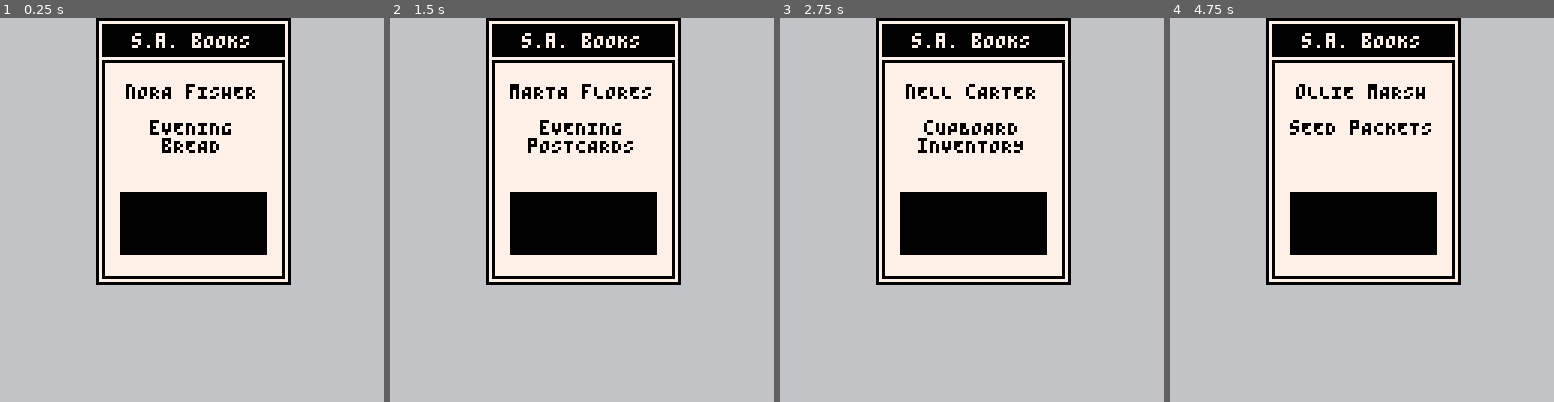
Above: before the commit, frames 1-4 (left to right).
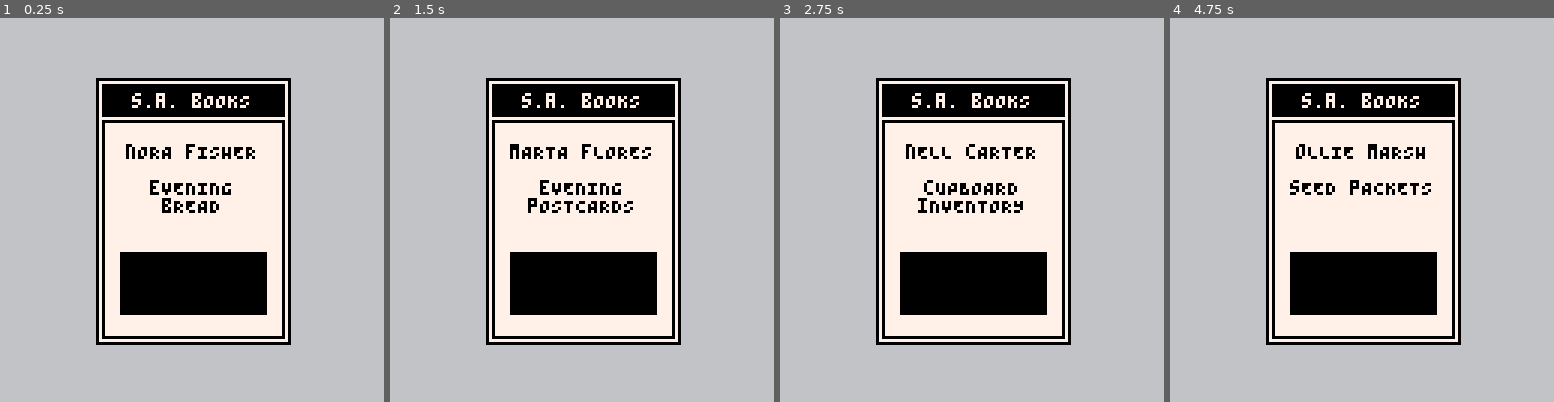
Above: after the commit, the same moments.

Repository: marco-vidali/dont_read_that_book
Game: PICO-8 cartridge dont_read_that_book.p8
Two runs of this game, one before a commit and one after it. Both use one fixed random seed, a clock stepped at 60 frames per second and the inputs below.
Inputs:
- Up to frame 1 (0.25 s): no input
- Up to frame 2 (1.5 s): tap O (Z key) at 0.7 s
- Up to frame 3 (2.75 s): hold Right 1.6-2.1 s; tap O (Z key) at 1.7, 2.1, 2.5 s; hold Right from 2.47 s (still down)
- Up to frame 4 (4.75 s): tap O (Z key) every 0.4 s from 2.9 to 4.5 s; release Right at 3.03 s; hold Left 3.08-3.58 s; hold Right 4.02-4.68 s

The runs differ from the first frame. In frame 1, 29% of the frame differs, in the area x 25-76%, y 0-86%; in frame 2, 29%; in frame 3, 29%; in frame 4, 30%.

Commit message:
Center vertically book

Diff:
--- a/scripts/show_book.lua
+++ b/scripts/show_book.lua
@@ -111,24 +111,24 @@
     cls(6)
 
     -- outline
-    rect(32, 0, 96, 88, 0)
+    rect(32, 20, 96, 108, 0)
 
     -- background
-    rectfill(33, 1, 95, 87, 7)
+    rectfill(33, 21, 95, 107, 7)
 
     -- header
-    rectfill(34, 2, 94, 12, 0)
-    print_centered("s.a. bOOKS", 5, 7)
+    rectfill(34, 22, 94, 32, 0)
+    print_centered("s.a. bOOKS", 25, 7)
 
     -- content outline
-    rect(34, 14, 94, 86, 0)
+    rect(34, 34, 94, 106, 0)
 
     -- author
-    print_centered(book.author, 22, 0)
+    print_centered(book.author, 42, 0)
 
     -- title
-    print_centered(book.title, 34, 0, 50)
+    print_centered(book.title, 54, 0, 50)
 
     -- image
-    rectfill(40, 58, 88, 78, 0)
+    rectfill(40, 78, 88, 98, 0)
 end
